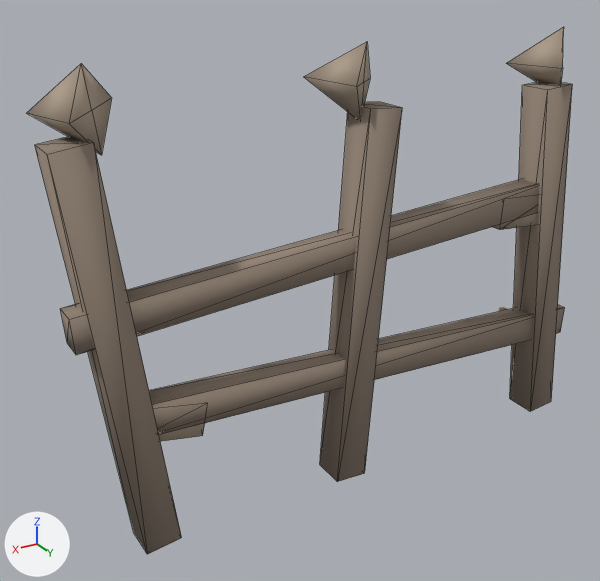
The glTF model halloween-radio/games/witch-ride-3d/assets/models/haunted-fence.glb as it was, and as the next commit left it.
Before and after are seen from a 50 mm camera at (2.99, 4.23, 3.63) aimed at (0.33, -0.2, 1.41). Arrows for +X, +Y and +Z are at lower left; the lights stay in place. The first picture is the older version. Mesh edges are drawn as thin lines on the coarser meshes. Where no turn or scale is listed for an object, it has been applied to the vertices.

In view in the first picture: 'post_0', 'post_1', 'post_2', 'postcap_0', 'postcap_1', 'postcap_2', 'rail_0', 'rail_1', 'rail_split_0', 'rail_split_1'.
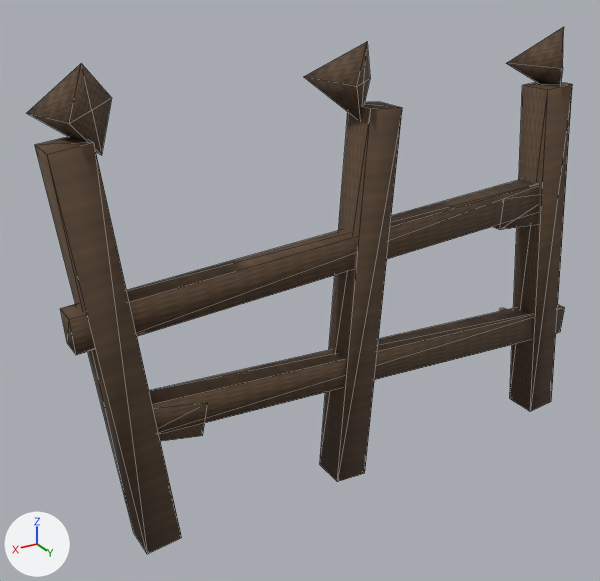
The change, as a list of edits to the scene's bpy script:
```text
Add img_image_0:
    img_image_0 = load_image('Image_0', '_unpacked/Image_0', 256, 256, 'sRGB')
Add img_image_2:
    img_image_2 = load_image('Image_2', '_unpacked/Image_2', 256, 256, 'sRGB')
Change mat_weathered_fence_wood:
    remove mat_weathered_fence_wood.base_color = (0.29, 0.227, 0.176)  # brown #938374
    add mat_weathered_fence_wood.texture = img_image_0
Change mat_split_fence_grain:
    remove mat_split_fence_grain.base_color = (0.416, 0.333, 0.251)  # beige #ad9c89
    add mat_split_fence_grain.texture = img_image_2
    mat_split_fence_grain.roughness: 0.88 -> 0.91
Change me_post_0:
    where me_post_0.from_pydata(...)  # 8 vertices, 12 faces; spans x -0.24..0.24, y -0.12..0.12, z -1.33..1.33
    used by ob_post_0; location = (-1.7, 0.0, 1.32)
    me_post_0 part 3: texture (UV) coordinates changed
Change me_postcap_0:
    where me_postcap_0.from_pydata(...)  # 6 vertices, 8 faces; spans x -0.169..0.268, y -0.269..0.17, z -0.239..0.239
    used by ob_postcap_0; location = (-1.7, 0.0, 2.79)
    me_postcap_0 part 2: texture (UV) coordinates changed
Change me_post_1:
    where me_post_1.from_pydata(...)  # 8 vertices, 12 faces; spans x -0.21..0.21, y -0.12..0.12, z -1.33..1.33
    used by ob_post_1; location = (0.0, 0.0, 1.32)
    me_post_1 part 1: texture (UV) coordinates changed
```

What differs and where, as boxes [x1, y1, x2, y2] in the pictures (600 x 581 px):
'post_2', surface changed (darker): [35, 137, 182, 554] in both
'rail_1', surface changed (darker): [60, 179, 539, 355] in both
'post_1', surface changed (darker): [320, 102, 402, 482] in both
'rail_0', surface changed (darker): [149, 305, 565, 435] in both
'post_0', surface changed (darker): [510, 82, 572, 411] in both
'postcap_2', surface changed (beige to brown): [27, 63, 112, 155] in both
'postcap_1', surface changed (beige to brown): [304, 42, 370, 119] in both
'postcap_0', surface changed (beige to brown): [506, 27, 564, 85] in both
'rail_split_0', surface changed (beige to brown): [159, 423, 205, 441] in both
'rail_split_1', surface changed (beige to brown): [493, 213, 537, 230] in both
